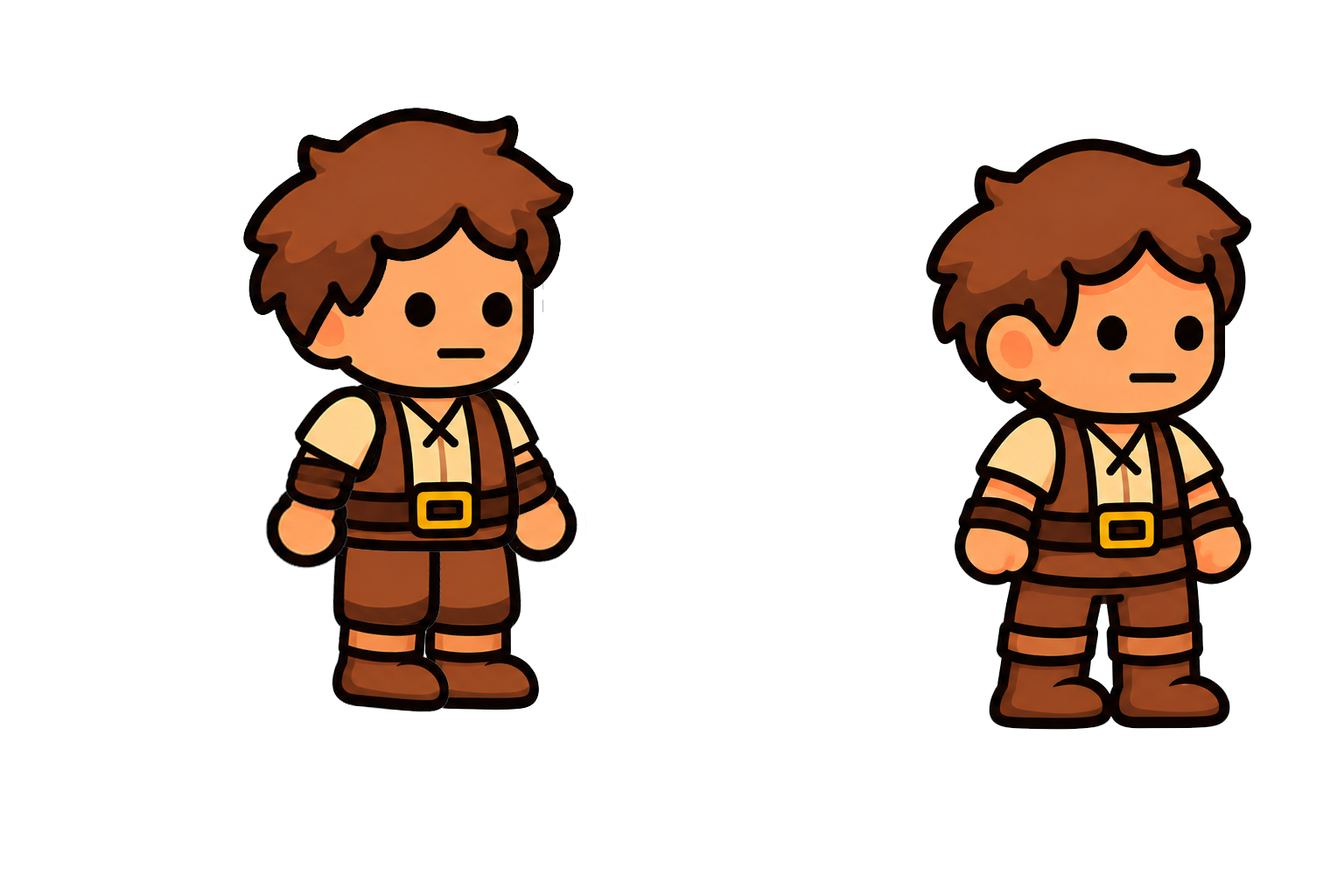
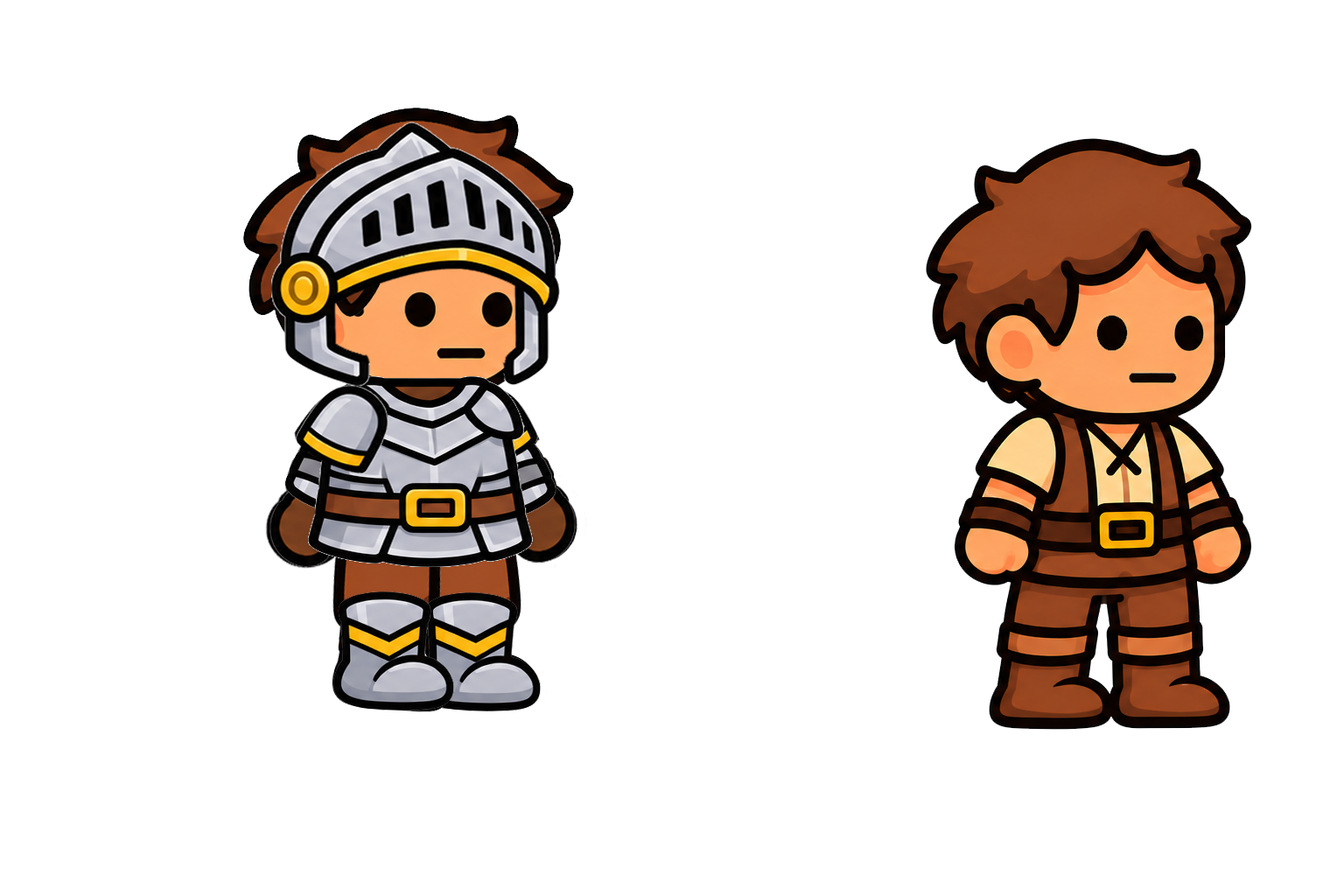
Layers edited between the first and the second 1344px x 896px image:
added group "guerreiro" with 10 layers above "aldeão base" over [269, 121, 576, 712]
added layer "elmo" in group "guerreiro" over [271, 121, 560, 387]
added layer "ombro D" (1st of 2, in "guerreiro") in group "guerreiro" over [294, 383, 390, 475]
added layer "torso" (1st of 2, in "guerreiro") in group "guerreiro" over [307, 376, 533, 567]
added layer "ombro E" in group "guerreiro" over [453, 387, 538, 472]
added layer "braco D" in group "guerreiro" over [284, 428, 363, 511]
added layer "braco E" in group "guerreiro" over [478, 434, 557, 517]
added layer "pe D" (1st of 2, in "guerreiro") in group "guerreiro" over [333, 591, 455, 712]
added layer "pe E" (1st of 2, in "guerreiro") in group "guerreiro" over [419, 592, 541, 712]
added group "aldeão base" with 13 layers above "Camada 0" over [269, 121, 576, 712]
moved "cabelo" into group "aldeão base" over [271, 121, 560, 349]
moved "cabeça" into group "aldeão base" over [277, 163, 544, 405]
moved "ombro D" (2nd of 2, in "aldeão base") into group "aldeão base" over [293, 384, 388, 479]
moved "braço D" into group "aldeão base" over [284, 427, 360, 512]
moved "mao D" (2nd of 2, in "aldeão base") into group "aldeão base" over [269, 481, 355, 568]
moved "torso" (2nd of 2, in "aldeão base") into group "aldeão base" over [307, 380, 520, 556]
moved "ombo E" into group "aldeão base" over [453, 387, 540, 476]
moved "braço E" into group "aldeão base" over [478, 432, 558, 517]
moved "mao E" (2nd of 2, in "aldeão base") into group "aldeão base" over [495, 467, 576, 564]
renamed "pe E" to "pe D", moved it into group "aldeão base" over [333, 604, 458, 712]
renamed "coxa E" to "coxa D", moved it into group "aldeão base" over [331, 517, 451, 650]
renamed "pe D" to "pe E", moved it into group "aldeão base" over [413, 609, 541, 712]
renamed "coxa D" to "coxa E", moved it into group "aldeão base" over [405, 519, 523, 647]
…and 2 more changes (2 added)
